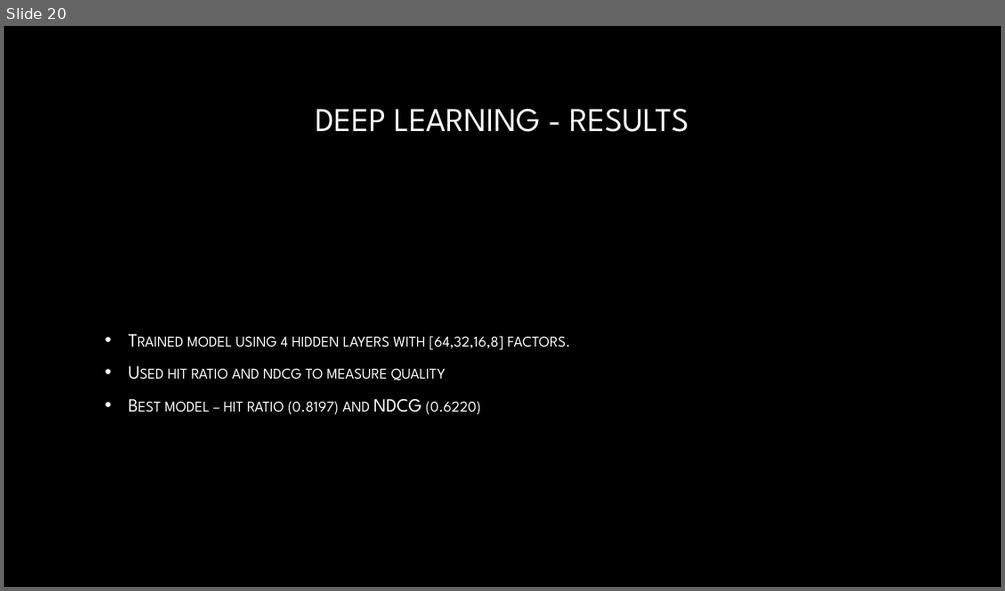
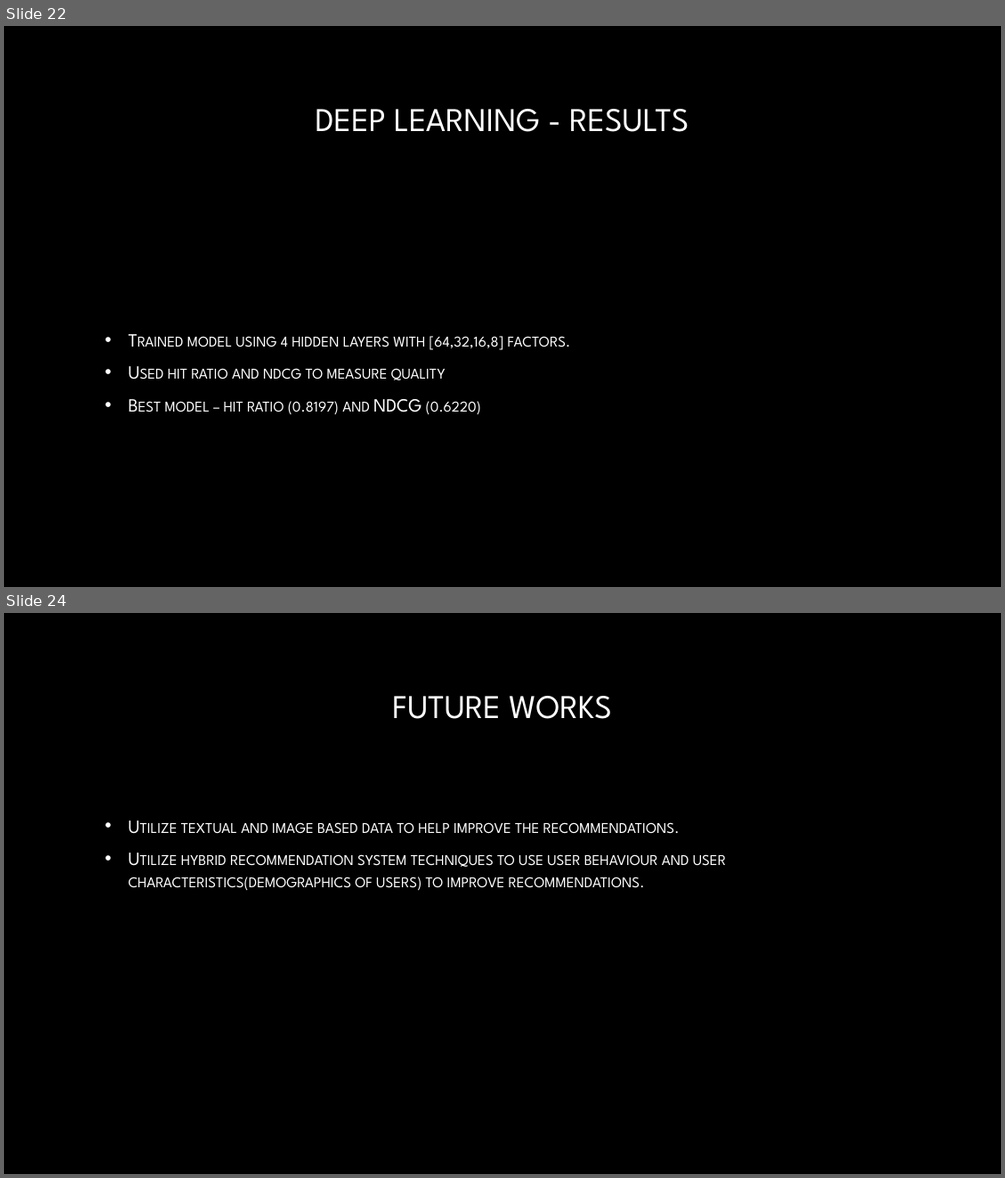
Before and after one commit to AbhayKasturia/YelpRecommendationSystem, a slide deck: Final_Presentation/draft_presentation.pptx. Shown one above the other, each under a label of ours: slide 20 before the commit, slides 22 and 24 after it; the slides between them are not shown. The pictures are 1005x591 and 1005x1178 pixels, drawn with LibreOffice and Linux fonts; fonts in the diff are those of the drawing; background and template pictures are left out. Boxes give left, top, right and bottom in pixels: in the first picture for what was removed or moved away, otherwise in the second. Text is boxed around its words. In the diff, an @@ line names an element or a change of style, - is before the commit and + after.

```diff
--- a/Final_Presentation/draft_presentation.pptx
+++ b/Final_Presentation/draft_presentation.pptx
@@ slide 24 added at (x1=4, y1=613, x2=1001, y2=1174), background picture (left out) @@
@@ title added at (x1=392, y1=696, x2=612, y2=719), 32 pt, text gradient #FFFFFF to #A6A6A6 @@
+FUTURE WORKS
@@ text added at (x1=129, y1=822, x2=726, y2=891), 18 pt, text gradient #FFFFFF to #BFBFBF, small capitals @@
+• Utilize textual and image based data to help improve the recommendations.
+• Utilize hybrid recommendation system techniques to use user behaviour and user characteristics(demographics of users) to improve recommendations.
@@ what was slide 20 is now slide 22 @@
```
Also in this commit, not shown: 4 slides changed, 4 other slides added, 2 slides removed.
